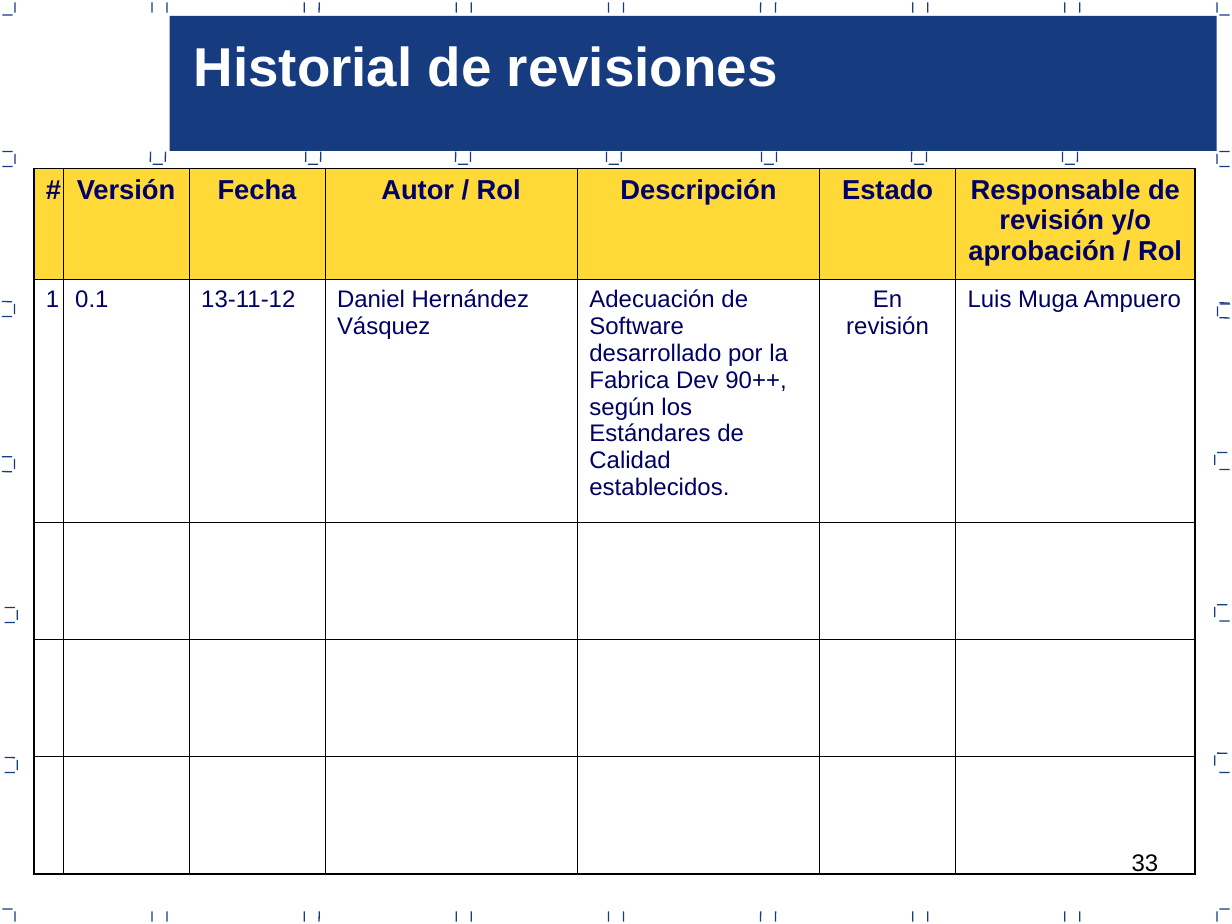
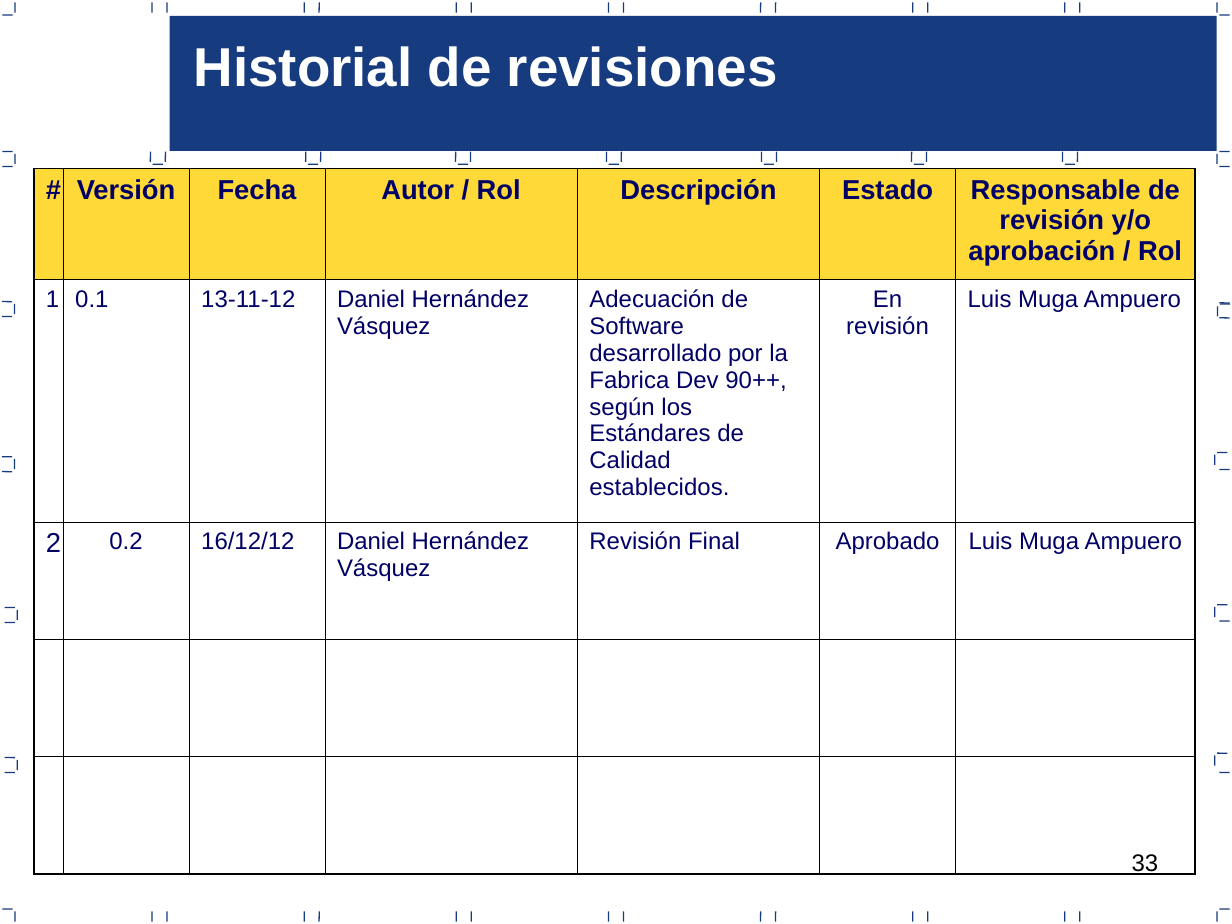
Before and after one commit to joansafr/Dev90PlusPlus, a slide deck: slide 33 of Area PPQA/F.DEV90.PPQA.R02 - Proceso de Aseguramiento de la Calidad.ppt. Drawn at 1232x924 pixels with LibreOffice and Linux fonts; fonts in the diff are those of the drawing. Boxes give left, top, right and bottom in pixels: in the first picture for what was removed or moved away, otherwise in the second. Text is boxed around its words. In the diff, an @@ line names an element or a change of style, - is before the commit and + after.

```diff
--- a/Area PPQA/F.DEV90.PPQA.R02 - Proceso de Aseguramiento de la Calidad.ppt
+++ b/Area PPQA/F.DEV90.PPQA.R02 - Proceso de Aseguramiento de la Calidad.ppt
@@ table at (33, 169, 1195, 875) @@
+row 3: 2 | 0.2 | 16/12/12 | Daniel Hernández Vásquez | Revisión Final | Aprobado | Luis Muga Ampuero
-row 5:  |  |  |  |  |  | 
```
Also in this commit, not shown: 1 other slide changed, 13 other files.
